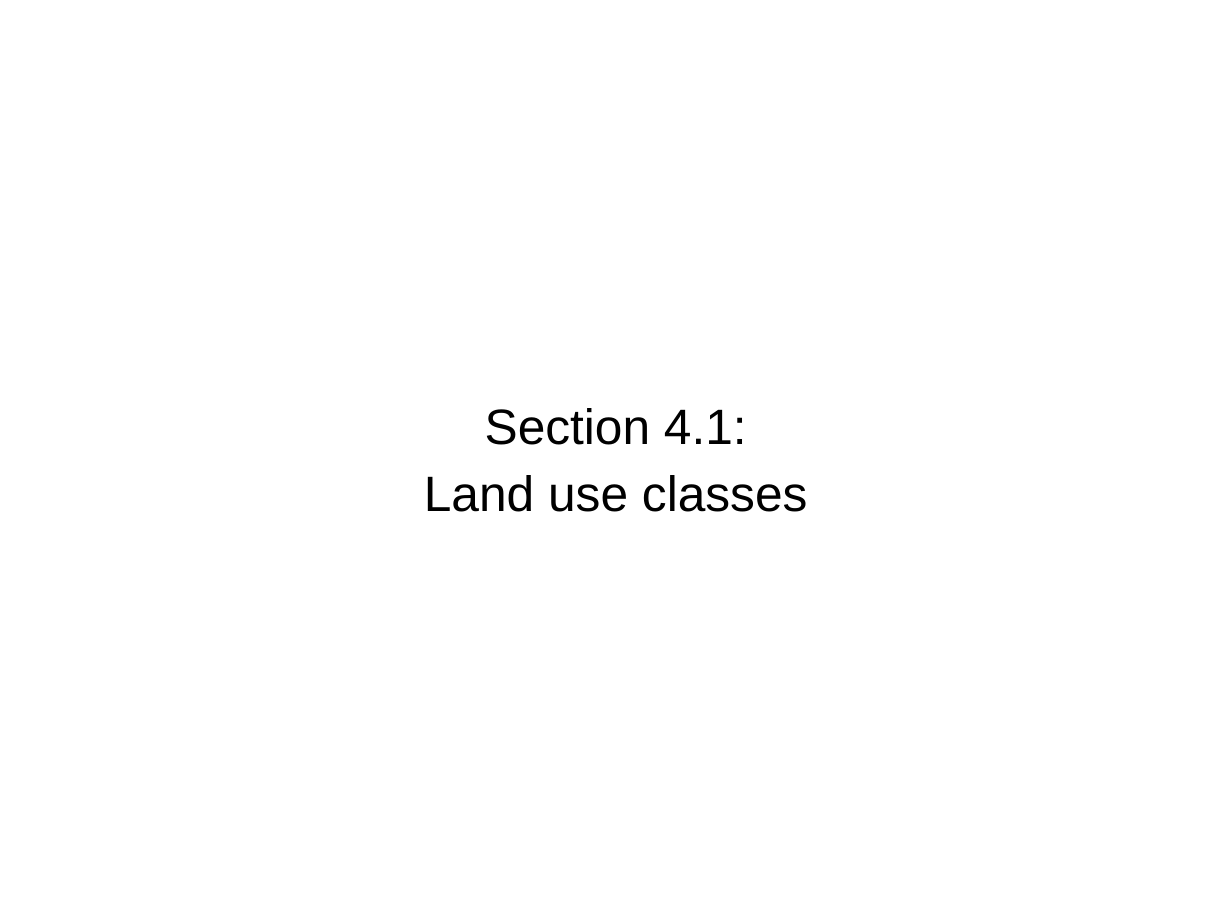
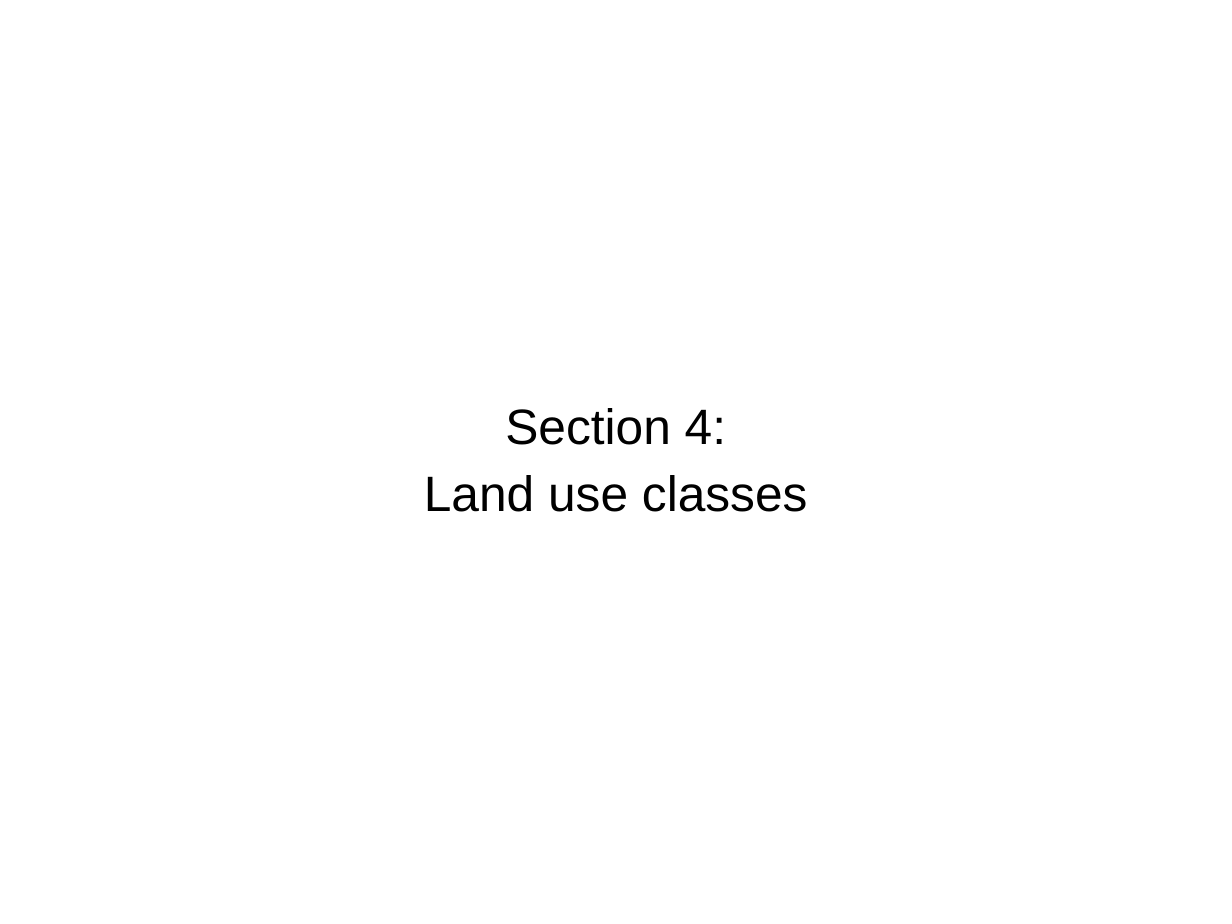
Before and after one commit to stepan-o/thesis, a slide deck: slide 23 of presentations/final_presentation.pptx (slide 11 before the commit). Drawn at 1232x924 pixels with LibreOffice and Linux fonts; fonts in the diff are those of the drawing. Boxes give left, top, right and bottom in pixels: in the first picture for what was removed or moved away, otherwise in the second. Text is boxed around its words. In the diff, an @@ line names an element or a change of style, - is before the commit and + after.

```diff
--- a/presentations/final_presentation.pptx
+++ b/presentations/final_presentation.pptx
@@ subtitle at box(505, 408, 726, 445): text changed @@
-Section 4.1:
+Section 4:
```
Also in this commit, not shown: 11 other slides changed, 17 slides added, 4 slides removed.
